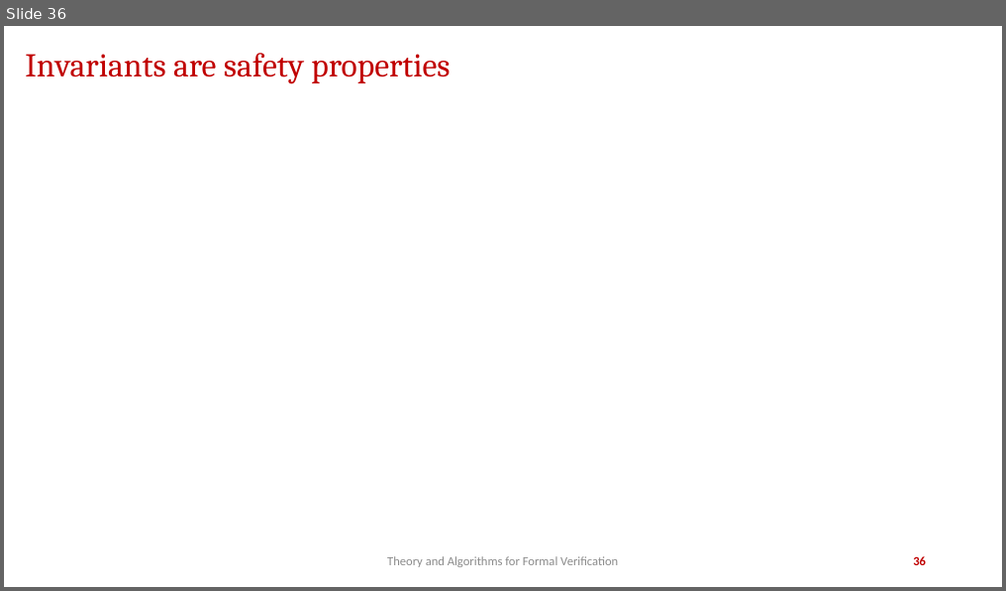
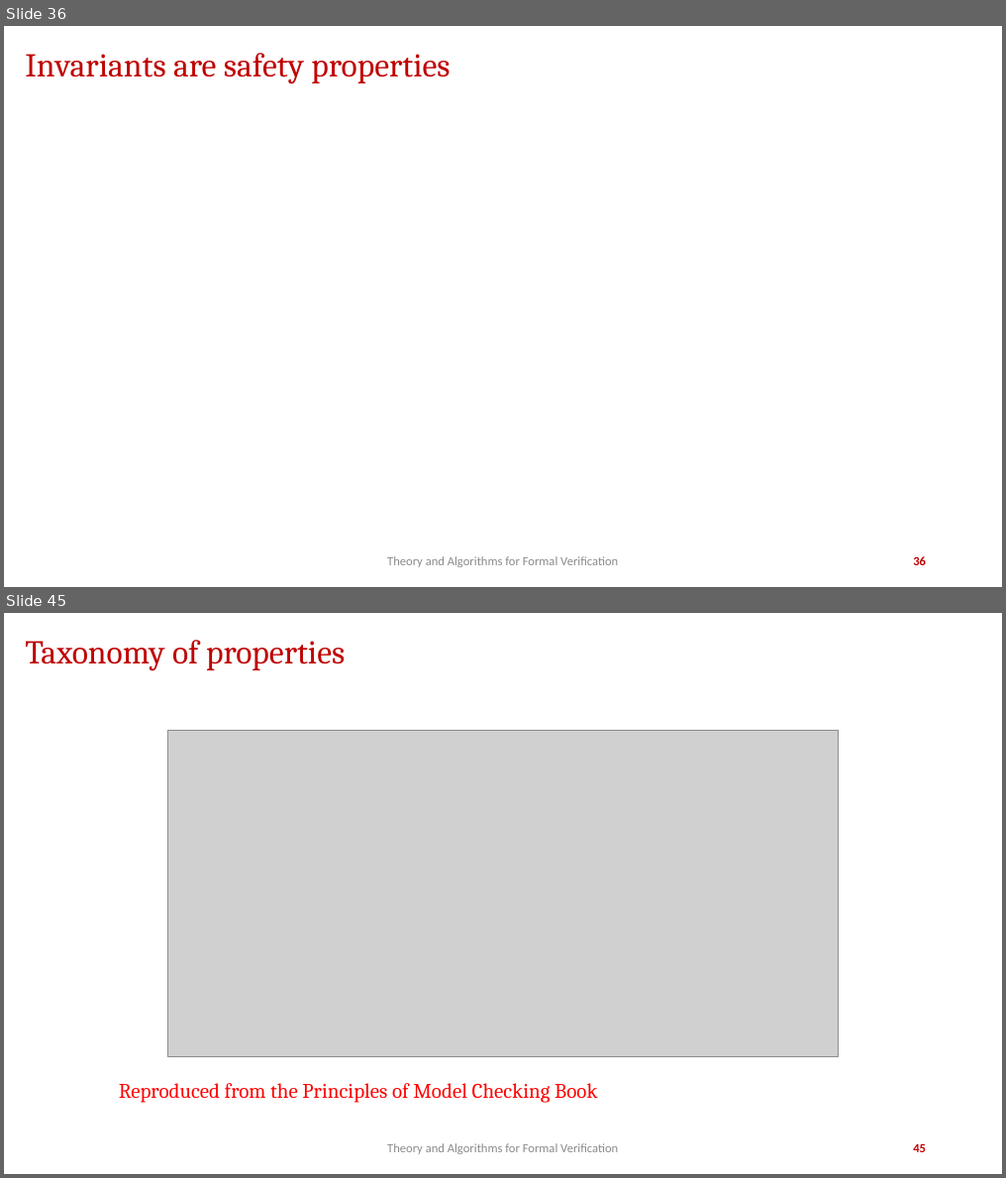
Before and after one commit to jdeshmukh/jdeshmukh.github.io, a slide deck: teaching/fvTheorySlides/SafetyLiveness.pptx. Shown one above the other, each under a label of ours: slide 36 before the commit, slides 36 and 45 after it; the slides between them are not shown. The pictures are 1006x591 and 1006x1178 pixels, drawn with LibreOffice and Linux fonts; fonts in the diff are those of the drawing; grey boxes stand for pictures; background and template pictures are left out. Boxes give left, top, right and bottom in pixels: in the first picture for what was removed or moved away, otherwise in the second. Text is boxed around its words. In the diff, an @@ line names an element or a change of style, - is before the commit and + after.

```diff
--- a/teaching/fvTheorySlides/SafetyLiveness.pptx
+++ b/teaching/fvTheorySlides/SafetyLiveness.pptx
@@ slide 45 added at (4,613,1002,1174), background #FFFFFF @@
@@ title added at (25,640,345,671), 32 pt, text #C00000 @@
+Taxonomy of properties
@@ picture added at (168,731,839,1057) @@
@@ text added at (119,1083,597,1103), 20 pt, text #FF0000 @@
+Reproduced from the Principles of Model Checking Book
@@ text added at (387,1144,618,1155), 12 pt, text #8C8C8C @@
+Theory and Algorithms for Formal Verification
@@ page number added at (913,1144,926,1153), 12 pt, text #C00000, bold @@
+45
```
Also in this commit, not shown: 12 other slides added, 3 other files.
